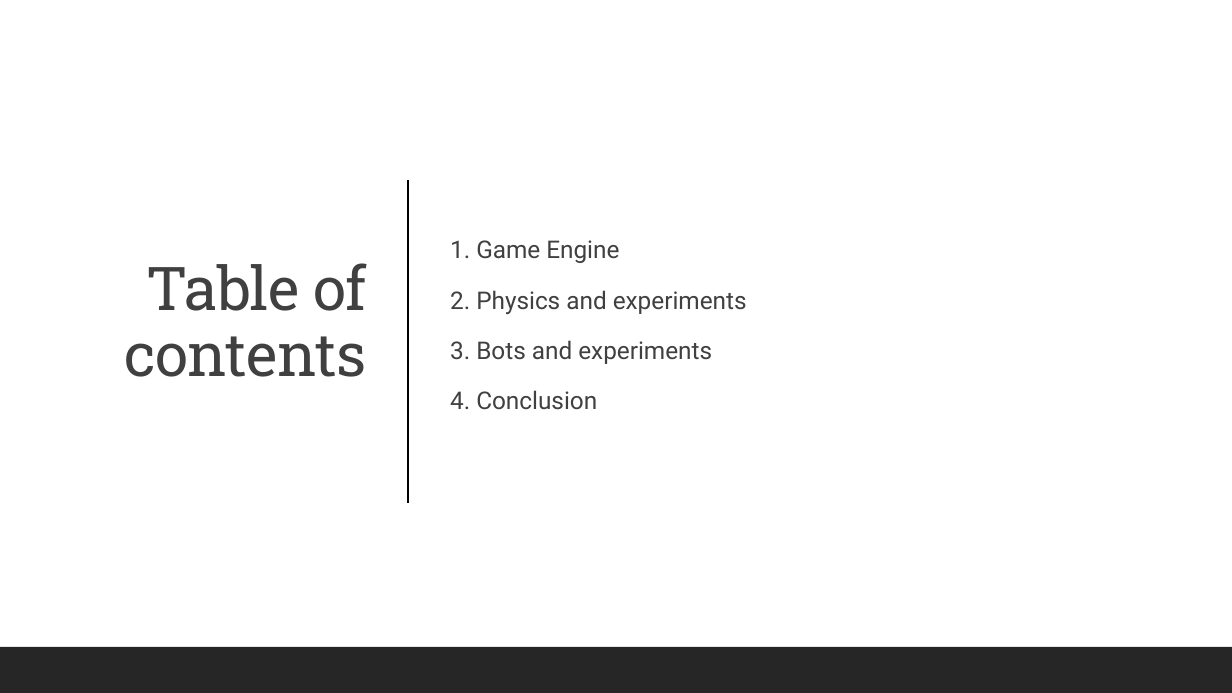
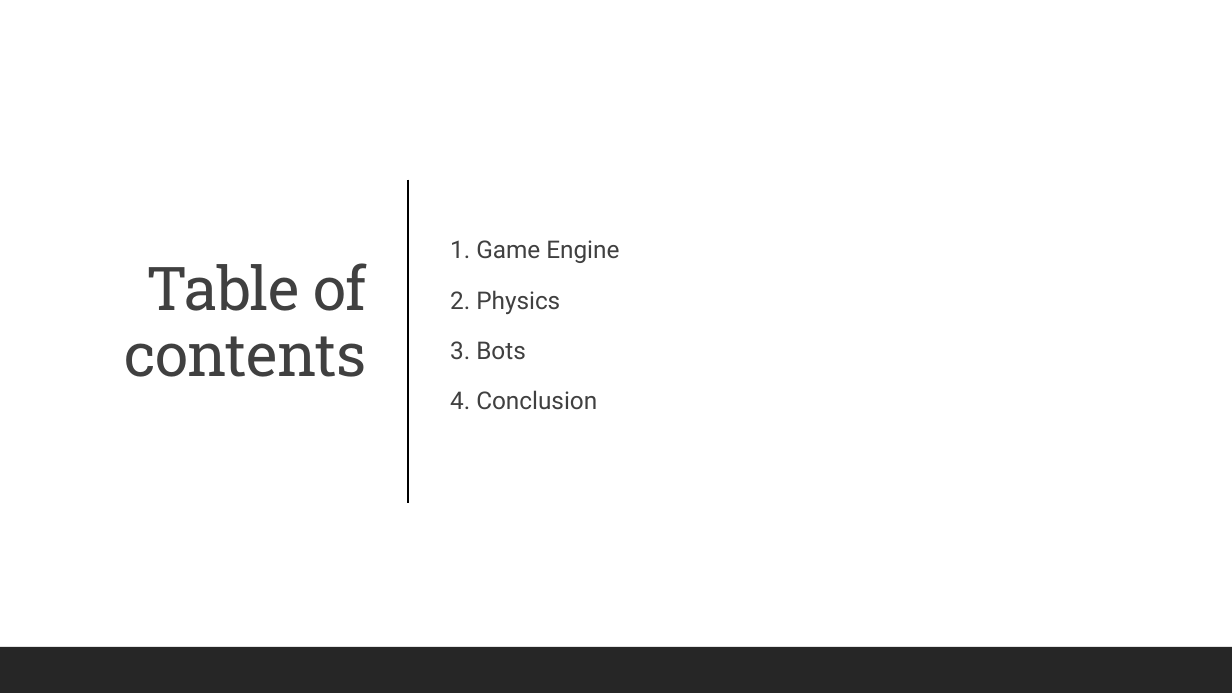
Before and after one commit to renesteeman/Project1-2_Group4, a slide deck: slide 3 of 04-PresentationThirdPhase.pptx. Drawn at 1232x693 pixels with LibreOffice and Linux fonts; fonts in the diff are those of the drawing. Boxes give left, top, right and bottom in pixels: in the first picture for what was removed or moved away, otherwise in the second. Text is boxed around its words. In the diff, an @@ line names an element or a change of style, - is before the commit and + after.

Commit message:
presentation update

```diff
--- a/04-PresentationThirdPhase.pptx
+++ b/04-PresentationThirdPhase.pptx
@@ text at <box>450,290,560,360</box>: text changed @@
-  2. Physics and experiments
-  3. Bots and experiments
+  2. Physics
+  3. Bots
```
Also in this commit, not shown: 6 slides added, 4 slides removed, 1 other file.
